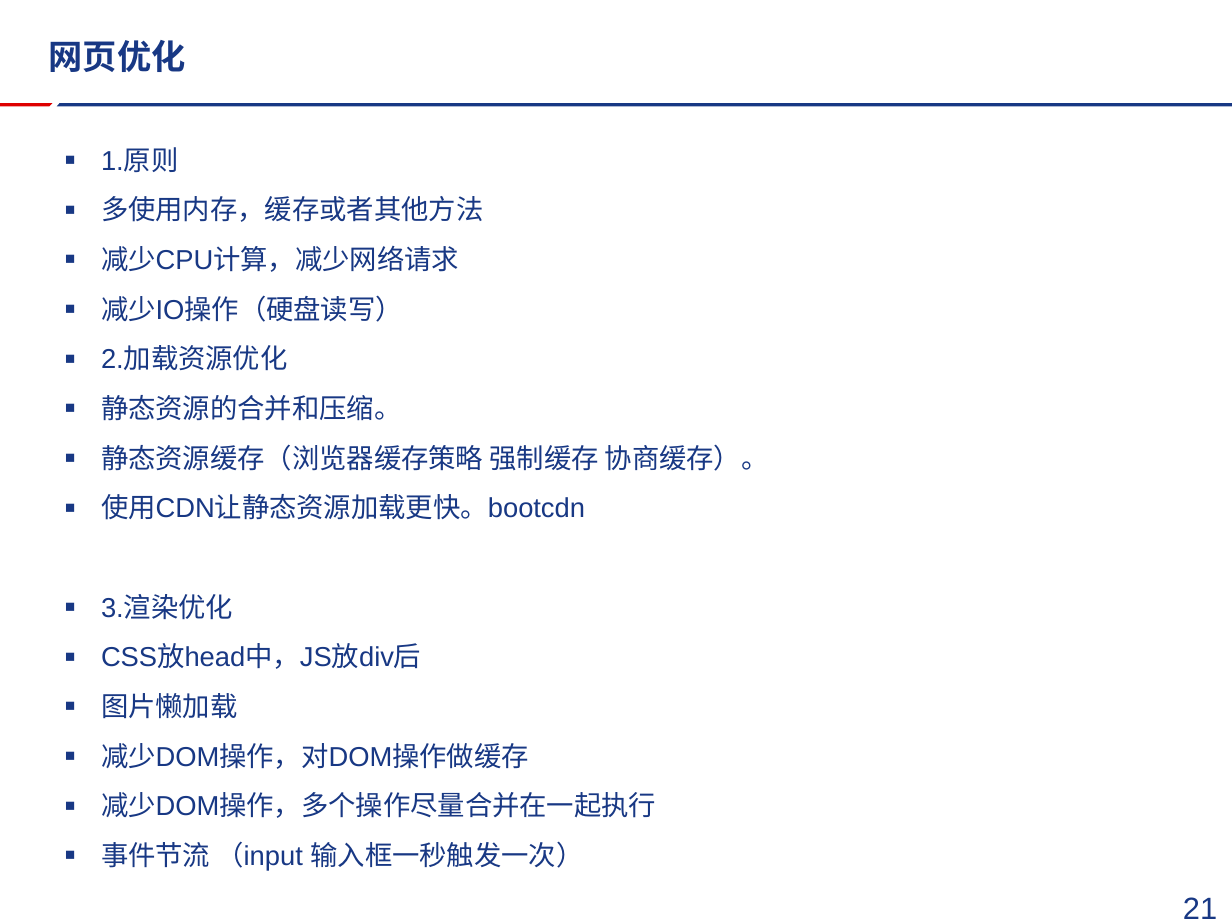
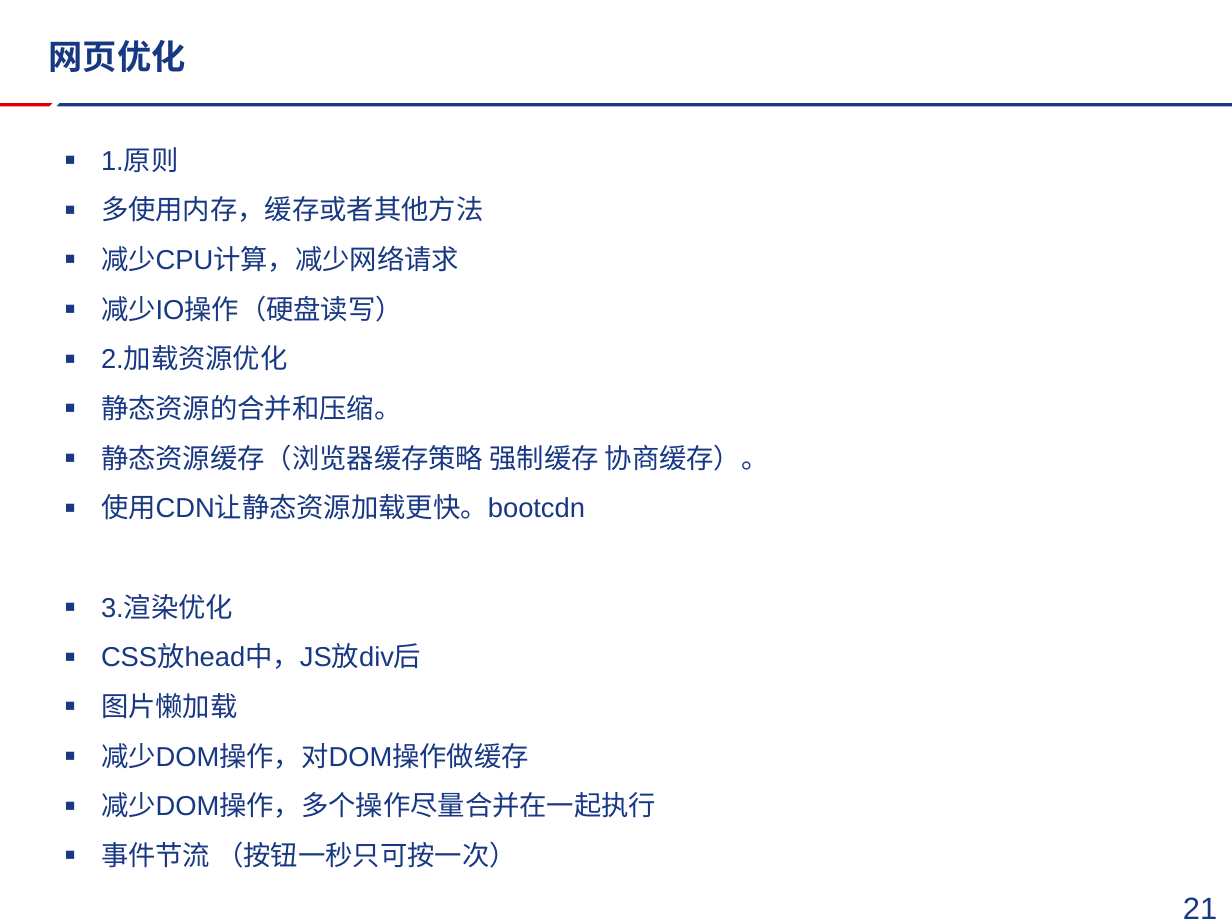
Before and after one commit to FireSmallPanda/swdt, a slide deck: slide 22 of javascript技术分享/javascript基础与优化分享.pptx. Drawn at 1232x924 pixels with LibreOffice and Linux fonts; fonts in the diff are those of the drawing; background and template pictures are left out. Boxes give left, top, right and bottom in pixels: in the first picture for what was removed or moved away, otherwise in the second. Text is boxed around its words. In the diff, an @@ line names an element or a change of style, - is before the commit and + after.

```diff
--- a/javascript技术分享/javascript基础与优化分享.pptx
+++ b/javascript技术分享/javascript基础与优化分享.pptx
@@ text at (x1=101, y1=841, x2=516, y2=868): text changed @@
-▪ 事件节流 （input 输入框一秒触发一次）
+▪ 事件节流 （按钮一秒只可按一次）
```
Also in this commit, not shown: 14 other slides changed, 1 other file.
